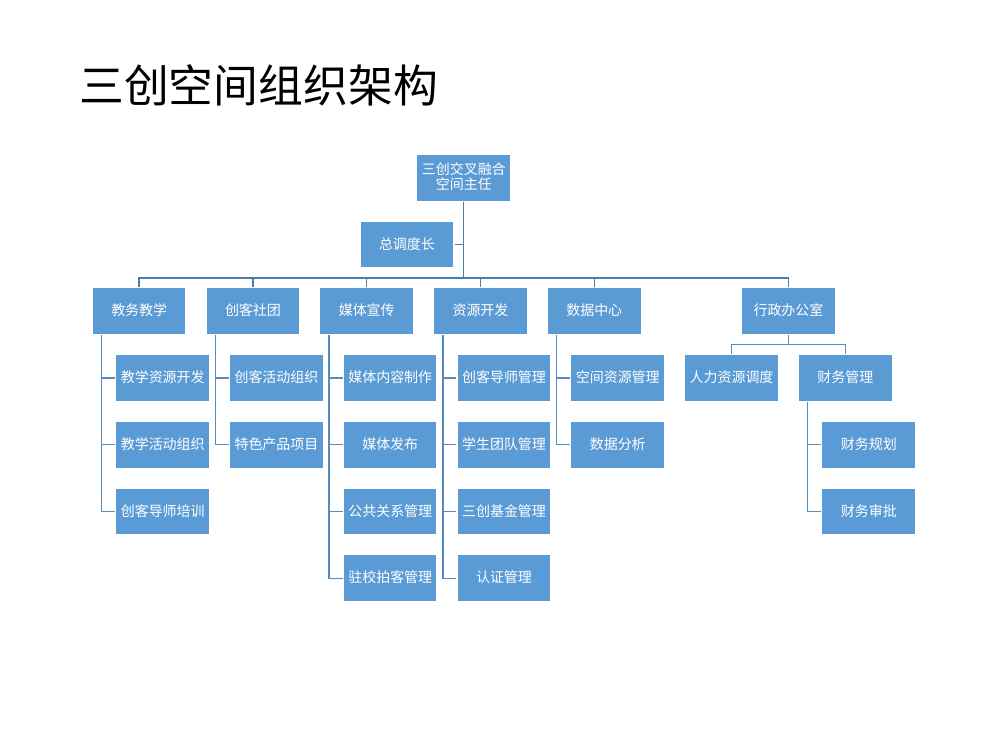
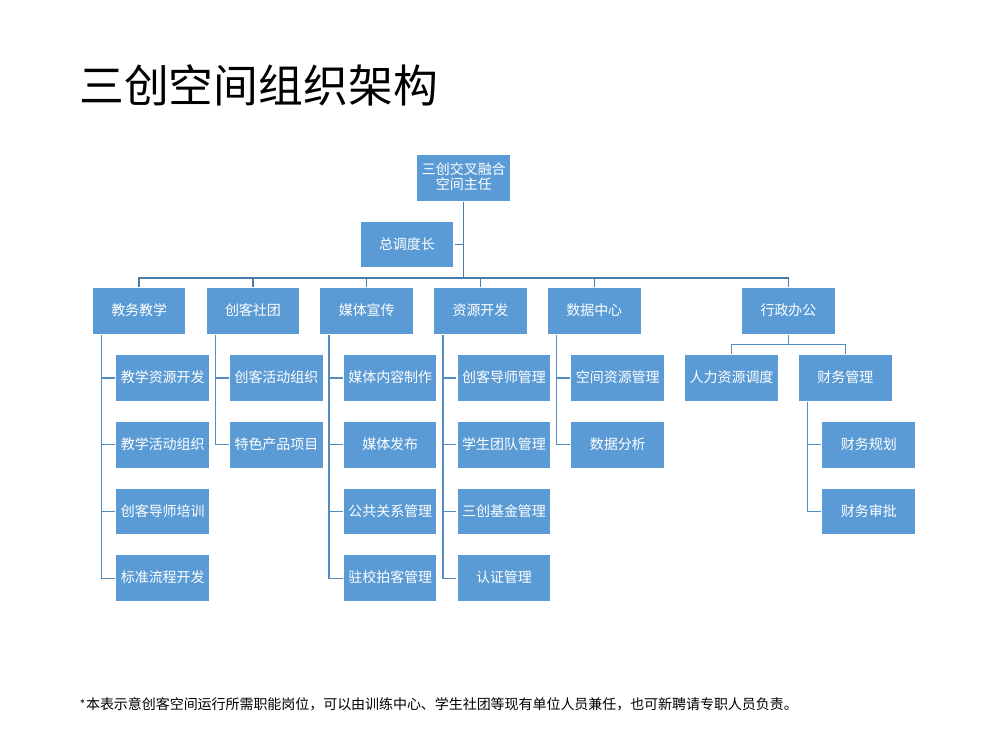
Before and after one commit to woodyme/i.center_my_workzone, a slide deck: slide 2 of 训练中心创客交叉融合空间建设/doc/创客融合空间组织架构-中期计划.pptx. Drawn at 1008x756 pixels with LibreOffice and Linux fonts; fonts in the diff are those of the drawing. Boxes give left, top, right and bottom in pixels: in the first picture for what was removed or moved away, otherwise in the second. Text is boxed around its words. In the diff, an @@ line names an element or a change of style, - is before the commit and + after.

Commit message:
update 空间规划

```diff
--- a/训练中心创客交叉融合空间建设/doc/创客融合空间组织架构-中期计划.pptx
+++ b/训练中心创客交叉融合空间建设/doc/创客融合空间组织架构-中期计划.pptx
@@ text at (761,303,817,316): text changed @@
-行政办公室
+行政办公
@@ freeform shape added at (102,335,116,579), outline #538DC1 1 pt @@
@@ rectangle added at (116,554,210,602), fill #5B9BD5, outline #FFFFFF 1 pt @@
@@ text added at (121,570,205,583), 10 pt, text #FFFFFF @@
+标准流程开发
@@ text added at (79,697,798,711), 10 pt, text #000000 @@
+*本表示意创客空间运行所需职能岗位，可以由训练中心、学生社团等现有单位人员兼任，也可新聘请专职人员负责。
```
Also in this commit, not shown: 1 other slide changed, 2 other files.
